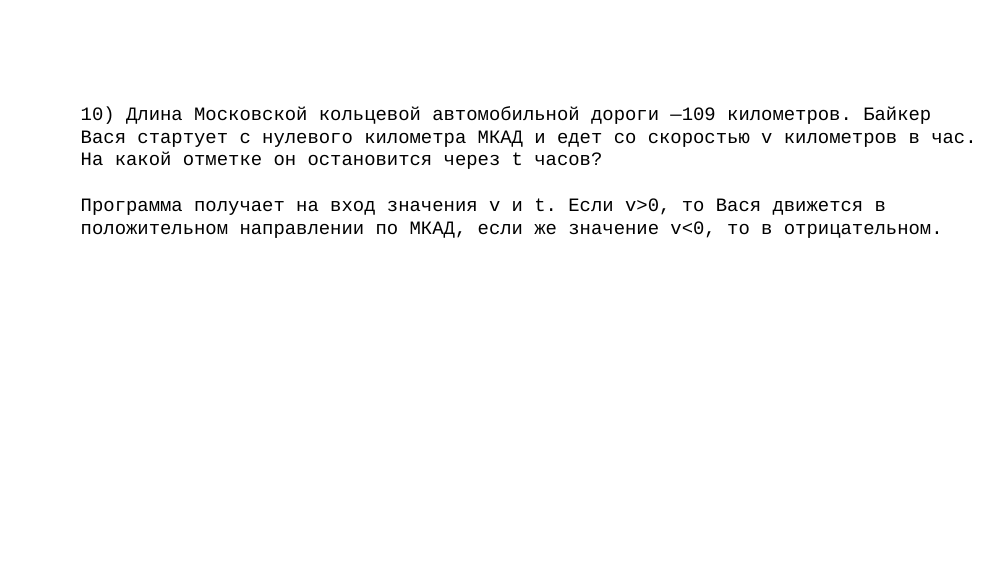
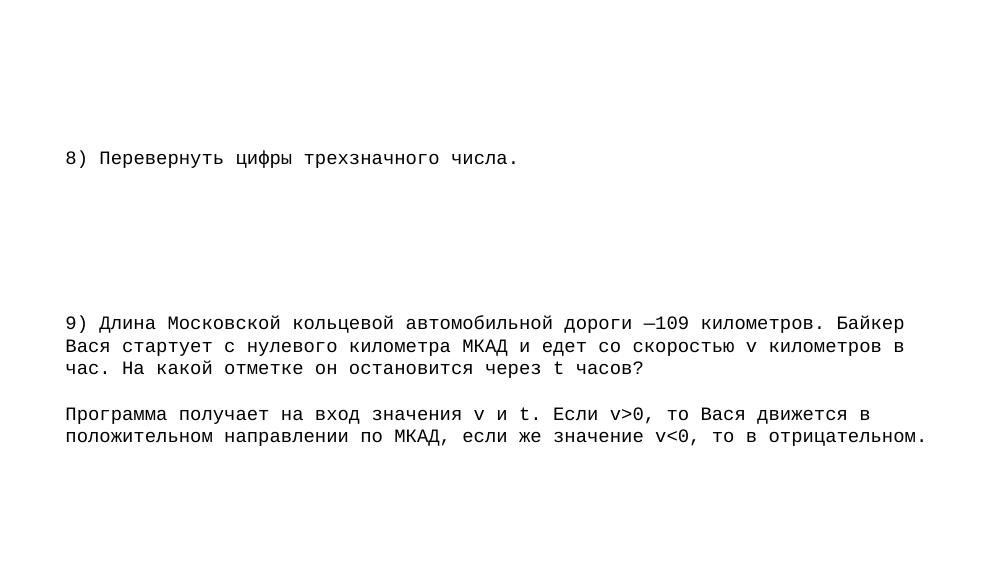
Before and after one commit to Klapeyron5/C-lessons-for-schoolchild-beginners, a slide deck: slide 2 of Урок 3/Урок 3.pptx (slide 3 before the commit). Drawn at 1008x567 pixels with LibreOffice and Linux fonts; fonts in the diff are those of the drawing. Boxes give left, top, right and bottom in pixels: in the first picture for what was removed or moved away, otherwise in the second. Text is boxed around its words. In the diff, an @@ line names an element or a change of style, - is before the commit and + after.

```diff
--- a/Урок 3/Урок 3.pptx
+++ b/Урок 3/Урок 3.pptx
@@ text added at box(65, 150, 519, 168), 18 pt, text #000000 @@
+8) Перевернуть цифры трехзначного числа.
@@ text "9) Длина Московской кольцевой автомобильной ...": place and size @@
-text "9) Длина Московской кольцевой автомобильной ..." at box(81, 107, 976, 238)
+text "9) Длина Московской кольцевой автомобильной ..." at box(65, 316, 928, 446)
@@ text at box(65, 316, 905, 378): text changed @@
-10) Длина Московской кольцевой автомобильной дороги —109 километров. Байкер Вася стартует с нулевого километра МКАД и едет со скоростью v километров в час. На какой отметке он остановится через t часов?
+9) Длина Московской кольцевой автомобильной дороги —109 километров. Байкер Вася стартует с нулевого километра МКАД и едет со скоростью v километров в час. На какой отметке он остановится через t часов?
```
Also in this commit, not shown: 5 slides added, 1 slide removed, 1 other file.
